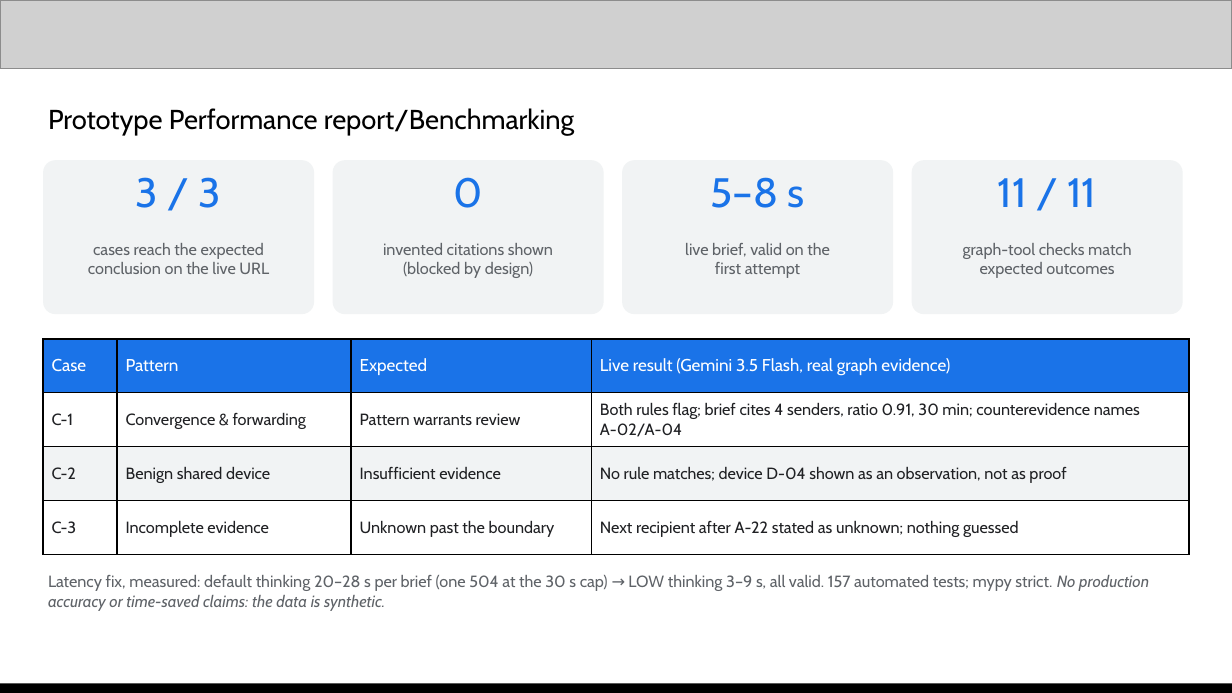
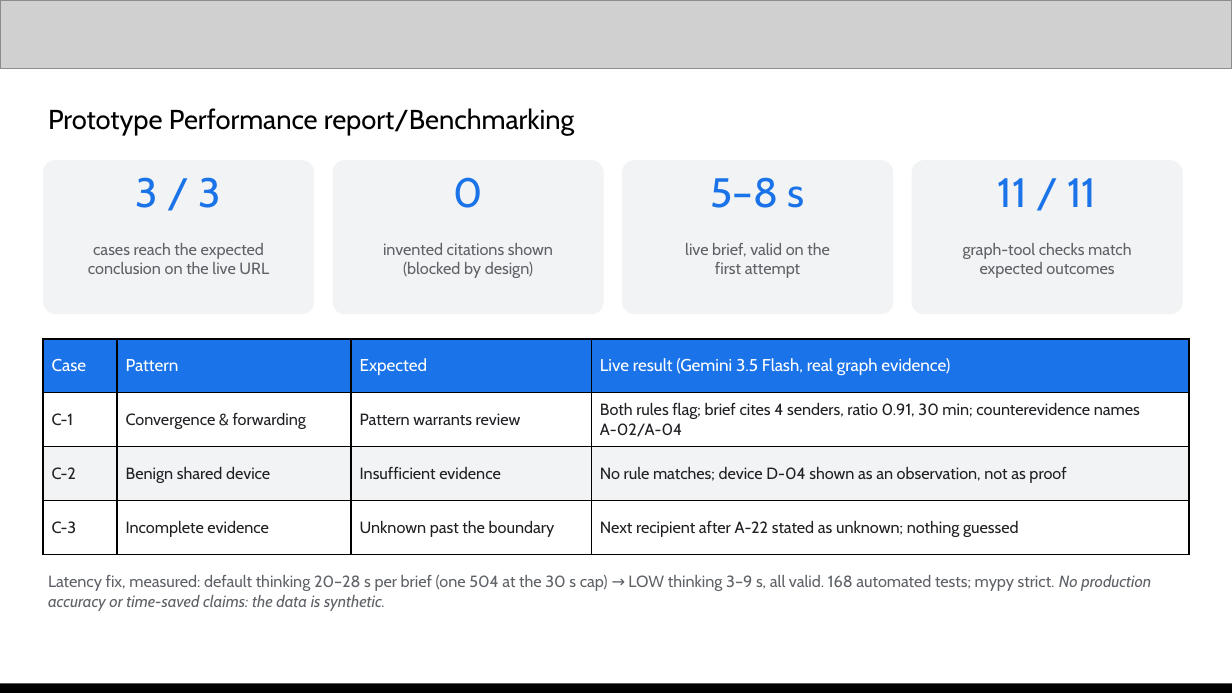
Before and after one commit to shieryl-ryle/traceguard, a slide deck: slide 11 of submission/TraceGuard-proposal.pptx. Drawn at 1232x693 pixels with LibreOffice and Linux fonts; fonts in the diff are those of the drawing; grey boxes stand for pictures. Boxes give left, top, right and bottom in pixels: in the first picture for what was removed or moved away, otherwise in the second. Text is boxed around its words. In the diff, an @@ line names an element or a change of style, - is before the commit and + after.

```diff
--- a/submission/TraceGuard-proposal.pptx
+++ b/submission/TraceGuard-proposal.pptx
@@ text at bbox=[48, 575, 1151, 611]: text changed @@
-Latency fix, measured: default thinking 20–28 s per brief (one 504 at the 30 s cap) → LOW thinking 3–9 s, all valid. 157 automated tests; mypy strict. No production accuracy or time-saved claims: the data is synthetic.
+Latency fix, measured: default thinking 20–28 s per brief (one 504 at the 30 s cap) → LOW thinking 3–9 s, all valid. 168 automated tests; mypy strict. No production accuracy or time-saved claims: the data is synthetic.
```
Also in this commit, not shown: 5 other slides changed, 1 slide added, 1 slide removed, 10 other files.
